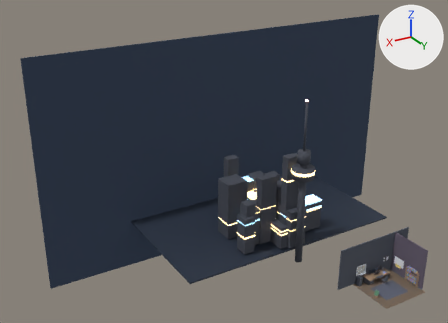
One commit to the glTF model public/models/room.glb: the scene before it, then after it.
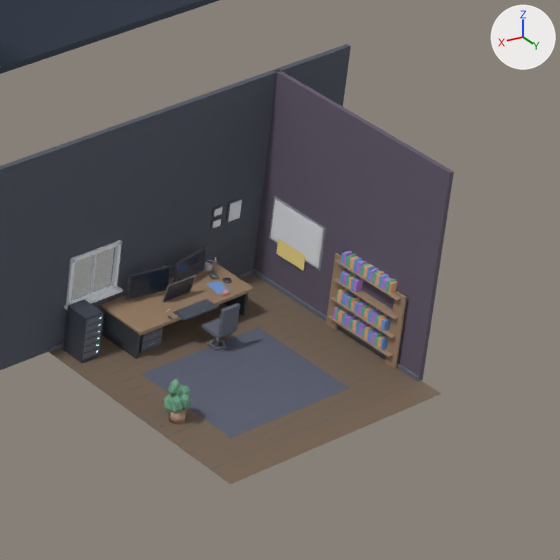
Each version appears first whole from a 50 mm lens placed at (49.5, 44.1, 43.7), pointed at (9.5, -22.5, 10.3), and next in a close-up on the part from 77% to 100% of the width and 68% to 100% of the height. Arrows for +X, +Y and +Z are at upper right; the lights stay in place. The last two pictures show the newer version. Where no turn or scale is listed for an object, it has been applied to the vertices. Vertices at exactly the same position are counted once.

In view in the first close-up: 'bookshelf', 'desk_top', 'floor', 'floorboards', 'ix_bookshelf', 'ix_chair', 'ix_server_rack', 'ix_whiteboard_face', 'ix_window', 'plant', 'rug', 'wall_back', 'wall_left', 'window_frame' and 21 more.
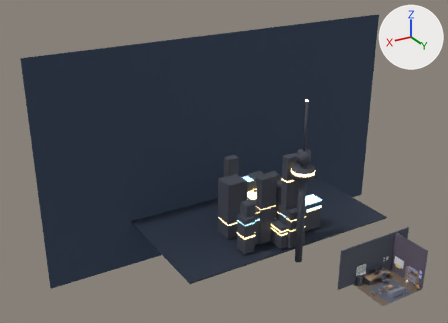
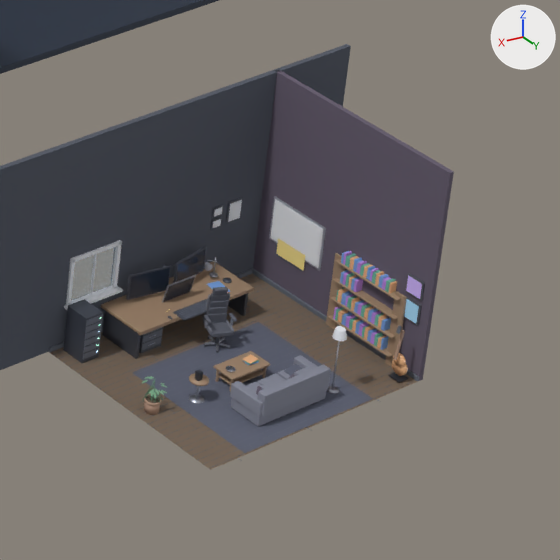
The change, as a list of edits to the scene's bpy script:
```text
Change me_floor:
    remove me_floor.from_pydata(...)  # 4 vertices, 2 faces; spans x -3.2..3.2, y -3.2..3.2, z 0.0
    add me_floor.from_pydata(...)  # 4 vertices, 2 faces; spans x -3.2..3.2, y -2.6..2.6, z 0.0
    me_floor part 1
    me_floor.vertices[0].co: (-3.2, -3.2, 0.0) -> (-3.2, -2.6, 0.0)
    me_floor.vertices[1].co: (3.2, -3.2, 0.0) -> (3.2, -2.6, 0.0)
    me_floor.vertices[2].co: (-3.2, 3.2, 0.0) -> (-3.2, 2.6, 0.0)  # pixel (441, 393) -> pixel (420, 380)
    me_floor.vertices[3].co: (3.2, 3.2, 0.0) -> (3.2, 2.6, 0.0)  # pixel (230, 484) -> pixel (210, 469)
Change me_rug:
    remove me_rug.from_pydata(...)  # 4 vertices, 2 faces; spans x -1.8..1.8, y -1.4..1.4, z 0.0
    add me_rug.from_pydata(...)  # 4 vertices, 2 faces; spans x -1.95..1.95, y -1.75..1.75, z 0.0
    me_rug part 2
    me_rug.vertices[0].co: (-1.8, -1.4, 0.0) -> (-1.95, -1.75, 0.0)  # pixel (258, 327) -> pixel (258, 321)
    me_rug.vertices[1].co: (1.8, -1.4, 0.0) -> (1.95, -1.75, 0.0)  # pixel (141, 373) -> pixel (131, 372)
    me_rug.vertices[2].co: (-1.8, 1.4, 0.0) -> (-1.95, 1.75, 0.0)  # pixel (349, 388) -> pixel (372, 398)
    me_rug.vertices[3].co: (1.8, 1.4, 0.0) -> (1.95, 1.75, 0.0)  # pixel (231, 437) -> pixel (244, 453)
Change me_ix_chair:
    remove me_ix_chair.from_pydata(...)  # 464 vertices, 896 faces; spans x -0.27..0.27, y -0.26..0.315, z -0.44..0.72
    remove me_ix_chair.materials.append(mat_chair)  # grey #656a77
    add me_ix_chair.from_pydata(...)  # 1635 vertices, 3162 faces; spans x -0.34..0.34, y -0.34..0.293, z -0.46..0.988
    me_ix_chair part 3: the loose piece of 56 vertices spanning x -0.27..0.27, y -0.26..0.26, z -0.045..0.045 is rebuilt with 56 vertices and now spans x -0.26..0.26, y -0.25..0.25, z -0.05..0.05, in mat_chair_fabric (dark grey #5c5f6a)
    me_ix_chair part 4: 168 vertices removed from x -0.25..0.25, y -0.222..0.315, z -0.435..0.72; 1495 vertices added at x -0.34..0.34, y -0.34..0.293, z -0.46..0.988
    other edits to the shape of me_ix_chair do not show in these pictures
    add me_ix_chair.materials.append(mat_chair_fabric)  # dark grey #5c5f6a
    add me_ix_chair.materials.append(mat_chair_trim)  # grey #767985
    add me_ix_chair.materials.append(mat_shroud)  # greyish blue #474b56
    add me_ix_chair.materials.append(mat_castor)  # greyish blue #474b56
Change me_plant:
    remove me_plant.from_pydata(...)  # 156 vertices, 272 faces; spans x -0.308..0.284, y -0.268..0.308, z -0.14..0.846
    add me_plant.from_pydata(...)  # 432 vertices, 756 faces; spans x -0.352..0.302, y -0.331..0.247, z -0.15..0.718
    me_plant part 5: a new loose piece, a 24-sided cylinder along z spanning x -0.17..0.17, y -0.17..0.17, z -0.15..0.15, in mat_pot (beige #b2927e)
    me_plant part 6: a new loose piece, a 24-sided cylinder along z spanning x -0.185..0.185, y -0.185..0.185, z 0.105..0.155, in mat_pot (beige #b2927e)
    me_plant part 7: a new loose piece, a 24-sided cylinder along z spanning x -0.155..0.155, y -0.155..0.155, z 0.14..0.16, in mat_soil (brown #655647)
    me_plant part 8: 156 vertices removed from x -0.308..0.284, y -0.268..0.308, z -0.14..0.846; 288 vertices added at x -0.352..0.302, y -0.331..0.247, z 0.142..0.718
    add me_plant.materials.append(mat_soil)  # brown #655647
    add me_plant.materials.append(mat_stem)  # green #659376
Change ob_ix_chair:
    ob_ix_chair.location: (-0.25, -0.75, 0.47) -> (-0.25, -0.75, 0.46)
    ob_ix_chair.rotation_euler: (0.0, 0.0, 0.0) -> (0.0, 0.0, -0.419)  # degrees (0, 0, 0) -> degrees (0, 0, -24)
Add ob_guitar:
    ob_guitar = bpy.data.objects.new('guitar', me_guitar)  # 104 vertices, 188 faces; spans x -0.142..0.249, y -0.19..0.19, z -0.28..1.149; in mat_guitar_body (beige #efb887), mat_guitar_neck (beige #b2927e), mat_guitar_head (grey #656a77), mat_lounge_dark (dark grey #353840)
    ob_guitar.location = (-2.8, 2.3, 0.32)
Add ob_wall_art:
    ob_wall_art = bpy.data.objects.new('wall_art', me_wall_art)  # 208 vertices, 400 faces; spans x -0.02..0.035, y -0.23..0.23, z -0.26..0.85; in mat_art_frame (dark grey #535660), mat_print_0 (blue #ade0ff), mat_print_1 (purple #d4b8ff)
    ob_wall_art.location = (-3.11, 2.15, 1.62)
Add ob_side_table:
    ob_side_table = bpy.data.objects.new('side_table', me_side_table)  # 176 vertices, 332 faces; spans x -0.22..0.22, y -0.22..0.22, z -0.52..0.22; in mat_lounge_wood (beige #a2876e), mat_lounge_metal (light grey #b3b8c2), mat_lounge_dark (dark grey #353840), mat_grille (grey #656a77)
    ob_side_table.location = (1.62, 0.55, 0.52)
Add ob_floor_lamp:
    ob_floor_lamp = bpy.data.objects.new('floor_lamp', me_floor_lamp)  # 112 vertices, 212 faces; spans x -0.16..0.16, y -0.16..0.16, z -0.01..1.61; in mat_lounge_metal (light grey #b3b8c2), mat_lamp_shade (white #ebeef5)
    ob_floor_lamp.location = (-1.22, 1.85, 0.01)
Add ob_coffee_table:
    ob_coffee_table = bpy.data.objects.new('coffee_table', me_coffee_table)  # 619 vertices, 1198 faces; spans x -0.575..0.575, y -0.3..0.3, z -0.37..0.097; in mat_lounge_wood (beige #a2876e), mat_magazine_book_a (blue #79a5e3), mat_magazine_book_c (green #6db7a4), mat_magazine_book_d (beige #efb887), mat_bowl (light grey #b3b8c2)
    ob_coffee_table.location = (0.25, 0.5, 0.37)
Add ob_sofa:
    ob_sofa = bpy.data.objects.new('sofa', me_sofa)  # 888 vertices, 1712 faces; spans x -1.06..1.06, y -0.45..0.49, z -0.18..0.68; in mat_sofa_fabric (grey #878a99), mat_throw (greyish blue #5f6374), mat_scatter (dark grey #655c6d), mat_lounge_wood (beige #a2876e)
    ob_sofa.location = (0.2, 1.6, 0.18)
```

Location of each change, [x1, y1, x2, y2] in pixels of the close-ups (560 x 560 px; the box of a moved part takes in the faces that stretch with it):
'floor', reshaped (6% narrower, 7% shorter)
    before: [49, 274, 441, 484]
    after: [49, 274, 417, 470]
'sofa', added
    after: [230, 355, 331, 426]
'ix_chair', reshaped, moved, turned
    before: [202, 303, 240, 349]
    after: [203, 287, 237, 353]
'coffee_table', added
    after: [214, 351, 270, 392]
'wall_art', added
    after: [404, 273, 425, 326]
'guitar', added
    after: [388, 325, 408, 383]
'side_table', added
    after: [189, 369, 209, 404]
'floor_lamp', added
    after: [326, 326, 347, 394]
part 2 of me_rug, moved or reshaped
    before: [142, 327, 349, 438]
    after: [132, 322, 373, 453]
part 3 of me_ix_chair, rebuilt
    before: [202, 318, 235, 339]
    after: [207, 322, 234, 337]
part 4 of me_ix_chair, reshaped
    before: [211, 303, 240, 348]
    after: [203, 287, 237, 353]
part 5 of me_plant, added
    after: [144, 402, 160, 415]
part 6 of me_plant, added
    after: [144, 394, 161, 406]
part 7 of me_plant, added
    after: [146, 395, 160, 403]
part 8 of me_plant, moved or reshaped
    before: [164, 378, 191, 425]
    after: [142, 376, 167, 402]
